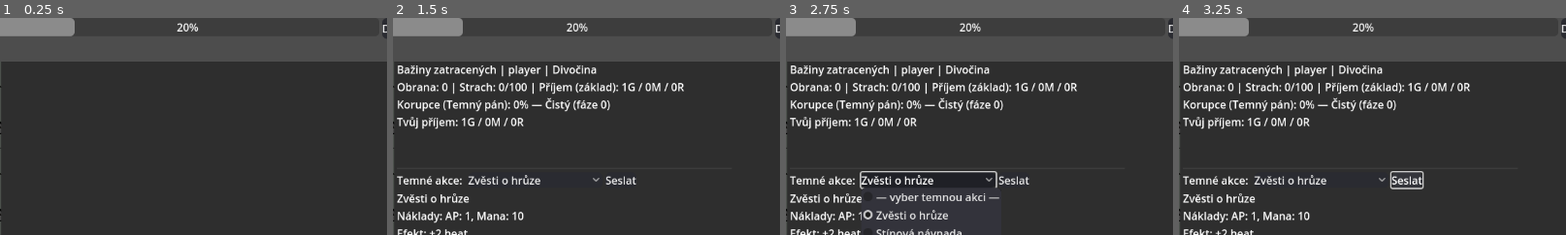
Above: before the commit, frames 1-4 (left to right).
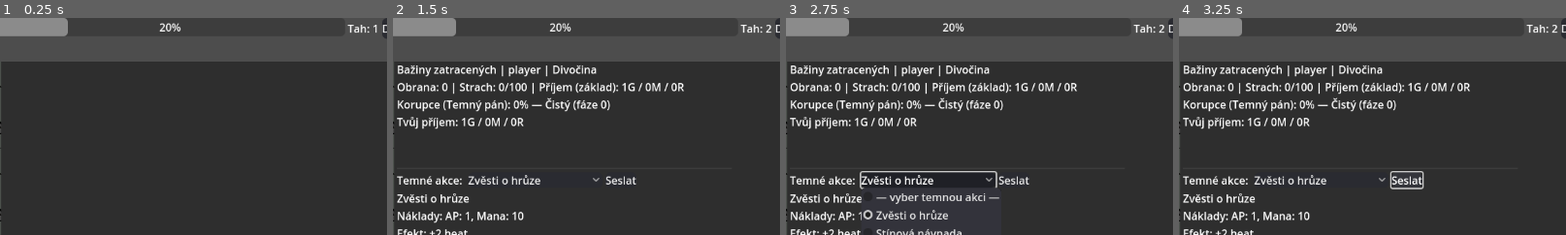
Above: after the commit, the same moments.

Repository: HannibalCZ/dark-lord
Game: Godot game, scene res://scenes/Main.tscn
Two runs of this game, one before a commit and one after it. Both use one fixed random seed, a clock stepped at 60 frames per second and the inputs below.
Inputs (mouse positions are % of the whole screen's width and height, from its top left):
- Up to frame 1 (0.25 s): no input
- Up to frame 2 (1.5 s): click "Další tah" at 0.5 s; click (6, 20) at 1.27 s
- Up to frame 3 (2.75 s): click "Zvěsti o hrůze" at 2 s
- Up to frame 4 (3.25 s): click "Seslat" at 2.75 s
The pictures show only the part of the screen within x 45-95%, y 0-50%; the shares and areas given below are measured in that part.

The runs differ from the first frame. In frame 1, 0.6% of the frame differs, in the area x 16-98%, y 0-9%; in frame 2, 0.6%, in the area x 15-98%, y 0-9%; in frame 3, 0.6%; in frame 4, 0.6%.

Commit message:
TopBar: přidat label pro číslo tahu
Bez turn labelu neměl hráč žádnou jednoznačnou vizuální zpětnou vazbu,
že kolo proběhlo — economy změny jsou malé a MapTab se opticky nemění
pokud žádné mise nebyly naplánovány. Label "Tah: N" se aktualizuje při
každém game_updated signálu (tedy i po advance_turn).

Co-Authored-By: Claude Sonnet 4.6 <noreply@anthropic.com>

Diff:
--- a/scenes/ui/TopBar.tscn
+++ b/scenes/ui/TopBar.tscn
@@ -40,6 +40,10 @@
 page = 50.0
 value = 50.0
 
+[node name="TurnLabel" type="Label" parent="HBoxContainer"]
+layout_mode = 2
+text = "Tah: 1"
+
 [node name="Button" type="Button" parent="HBoxContainer"]
 layout_mode = 2
 text = "Další tah"
--- a/scripts/ui/TopBar.gd
+++ b/scripts/ui/TopBar.gd
@@ -7,6 +7,7 @@
 @onready var research_label  : Label        = $HBoxContainer/ResearchLabel
 @onready var units_label     : Label        = $HBoxContainer/UnitsLabel # nový label
 @onready var heat_bar        : ProgressBar  = $HBoxContainer/ProgressBar
+@onready var turn_label      : Label        = $HBoxContainer/TurnLabel
 @onready var next_turn_btn   : Button       = $HBoxContainer/Button
 
 func _ready() -> void:
@@ -22,6 +23,7 @@
 	research_label.text = "Výzkum: %d" % GameState.faction_manager.get_faction(Balance.PLAYER_FACTION).resources["research"]
 	units_label.text = "Jednotky: %d / %d" % [GameState.unit_manager.get_active_unit_count_for(Balance.PLAYER_FACTION), GameState.unit_manager.unit_limit]
 	heat_bar.value  = GameState.heat
+	turn_label.text = "Tah: %d" % GameState.turn
 
 
 
